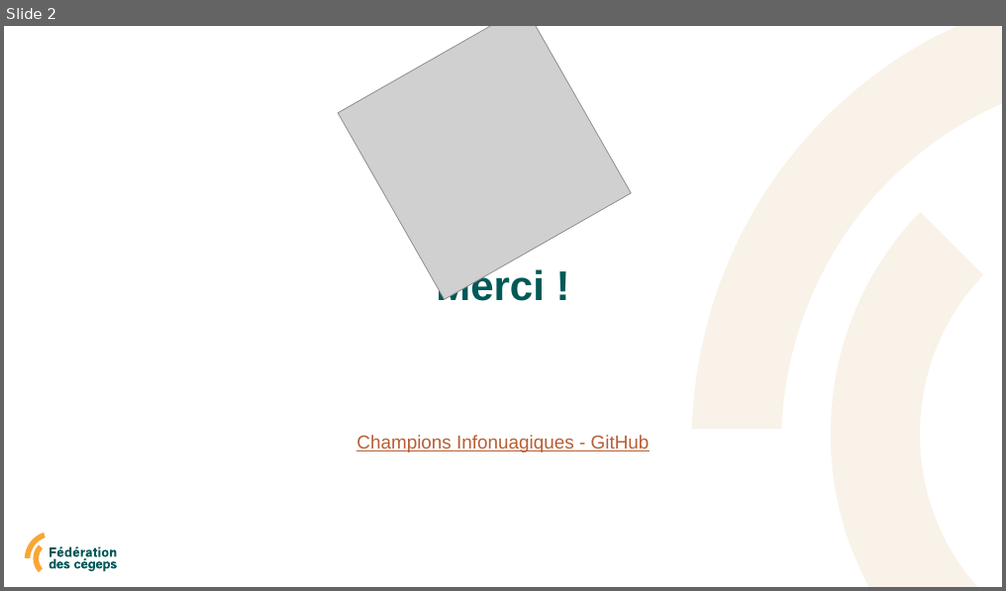
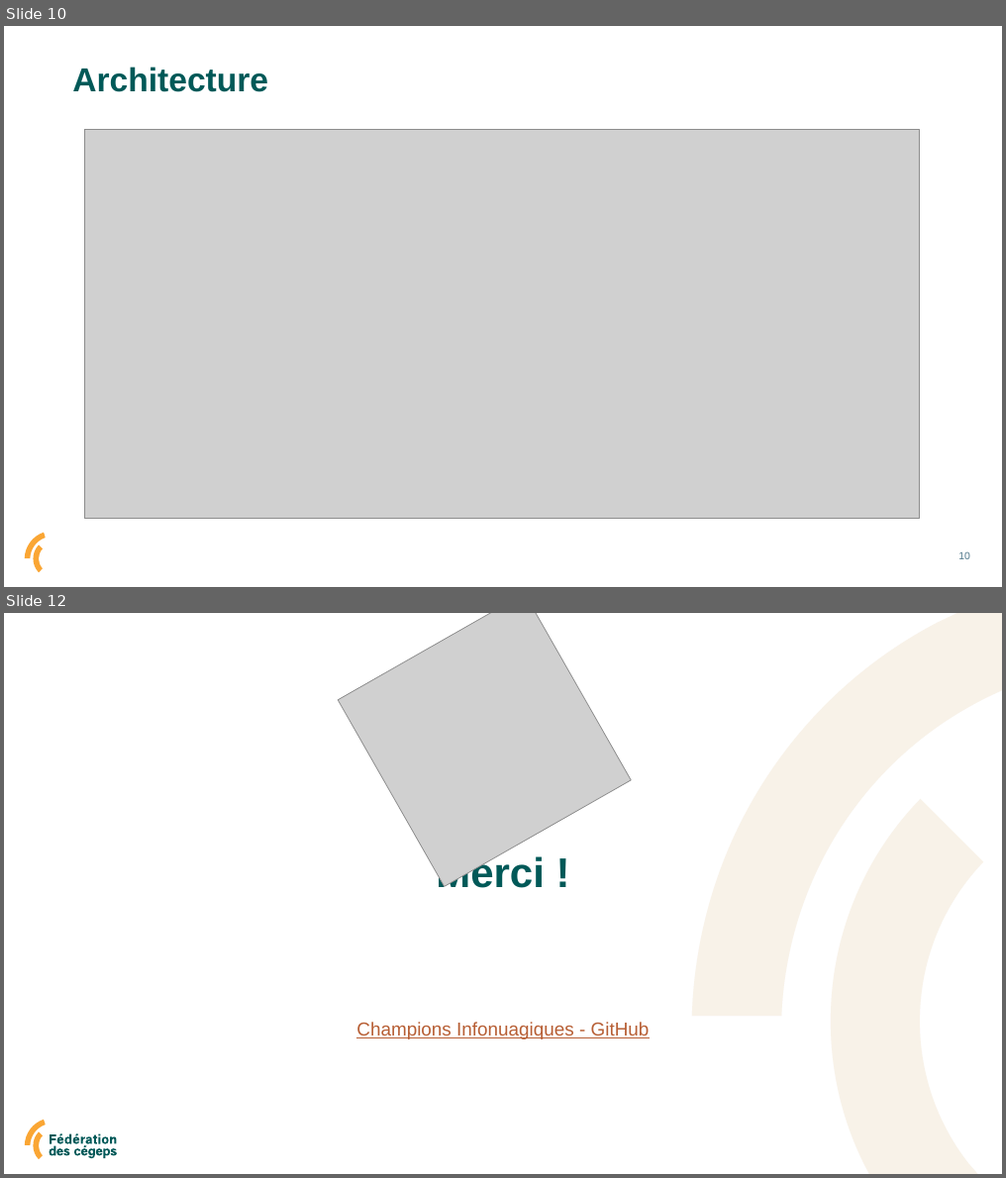
Before and after one commit to Champions-Infonuagiques/les-conteneurs---hebergement, a slide deck: doc/les conteneurs - hébergement.pptx. Shown one above the other, each under a label of ours: slide 2 before the commit, slides 10 and 12 after it; the slides between them are not shown. The pictures are 1006x591 and 1006x1178 pixels, drawn with LibreOffice and Linux fonts; fonts in the diff are those of the drawing; grey boxes stand for pictures. Boxes give left, top, right and bottom in pixels: in the first picture for what was removed or moved away, otherwise in the second. Text is boxed around its words. In the diff, an @@ line names an element or a change of style, - is before the commit and + after.

```diff
--- a/doc/les conteneurs - hébergement.pptx
+++ b/doc/les conteneurs - hébergement.pptx
@@ slide 10 added at box(4, 26, 1002, 587), background #FFFFFF; not listed: 1 template element that a slide beside it also shows @@
@@ title added at box(72, 67, 268, 92), 32 pt, text #005958, bold @@
+Architecture
@@ picture added at box(85, 129, 920, 519) @@
@@ freeform shape added at box(33, 546, 43, 573), fill #FAA634 @@
@@ page number added at box(958, 552, 970, 560), 10 pt, text #51798C @@
+10
@@ what was slide 2 is now slide 12 @@
```
Also in this commit, not shown: 9 other slides added, 1 other file.
